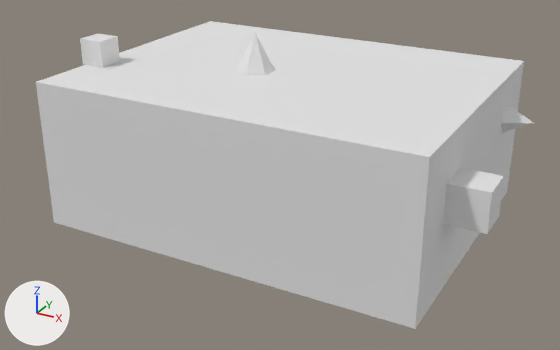
Renders of the glTF model public/Objects/object01_low.glb from each side of a commit.
Camera for both pictures: a camera (50 mm lens) standing at (2.35, -4.42, 1.94) and looking at (-0.01, -0.13, -0.21). The axes (+X, +Y, +Z) are drawn at lower left. The lights are the same throughout. The picture after the commit comes second. Vertices at exactly the same position are counted once.

The first picture shows 'object01_low'.
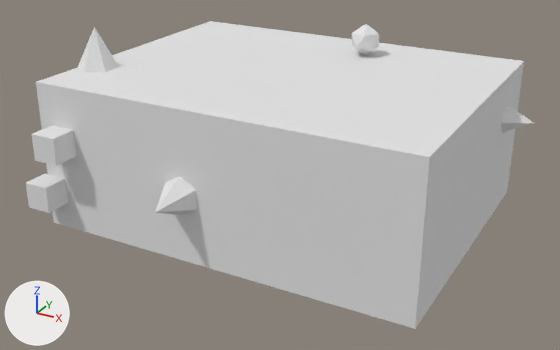
The edits, one by one:
me_cube is used by ob_object01_low; location (0.0, 0.0, 0.0).
me_cube had 81 vertices, 126 faces and spanned x -1.46..1.55, y -1.0..1.17, z -0.73..0.76.
me_cube now has 115 vertices, 178 faces and spans x -1.55..1.49, y -1.26..1.24, z -0.74..0.78.
me_cube part 1: the loose piece of 8 vertices spanning x 1.3..1.55, y -0.66..-0.41, z -0.02..0.22 is turned -180 degrees about the y axis through its middle, then moved by (-2.85, 0.0, 0.0).
me_cube part 2: the loose piece of 7 vertices spanning x -0.32..-0.1, y -0.23..0.03, z 0.5..0.76 is turned 90 degrees about the x axis through its middle, then moved by (0.0, -1.03, -0.68).
me_cube part 3: a new loose piece, an icosphere of 20 faces spanning x 0.17..0.37, y 0.52..0.71, z 0.5..0.72, in mat_mat_object01_low (white #e5e5e5).
me_cube part 4: a new loose piece, a 6-sided cone pointing to +z spanning x -1.3..-1.06, y -0.68..-0.41, z 0.5..0.78, in mat_mat_object01_low (white #e5e5e5).
me_cube part 5: a new loose piece, a box spanning x -1.2..-1.02, y -1.18..-1.0, z 0.05..0.22, in mat_mat_object01_low (white #e5e5e5).
Part 6, on me_cube:
6 vertices are removed from x -1.32..-1.15, y -0.54..-0.36, z 0.5..0.68.
12 faces are deleted.
2 vertices move from x -1.32..-1.15, y -0.36, z 0.5 to x -1.32..-1.15, y -1.0, z -0.14.
6 vertices are added at (-1.32, -1.0, -0.31), (-1.32, -1.18, -0.31), (-1.32, -1.18, -0.14), (-1.15, -1.0, -0.31), (-1.15, -1.18, -0.31), (-1.15, -1.18, -0.14).
12 new faces join them.
Other edits to the shape of me_cube do not show in these pictures.

Pixel boxes (x1, y1, x2, y2) of what changed, in the pictures (560 x 350 px; the box of a moved part takes in the faces that stretch with it):
'object01_low', reshaped: before (36, 21, 534, 329); after (26, 21, 534, 329)
part 1 of me_cube, moved or reshaped (not visible afterwards): before (443, 168, 504, 234)
part 2 of me_cube, moved or reshaped: before (237, 33, 275, 75); after (155, 177, 197, 215)
part 3 of me_cube, added: after (352, 24, 379, 55)
part 4 of me_cube, added: after (78, 27, 119, 72)
part 5 of me_cube, added: after (32, 125, 76, 166)
part 6 of me_cube, moved or reshaped: before (80, 33, 120, 68); after (26, 173, 68, 213)
